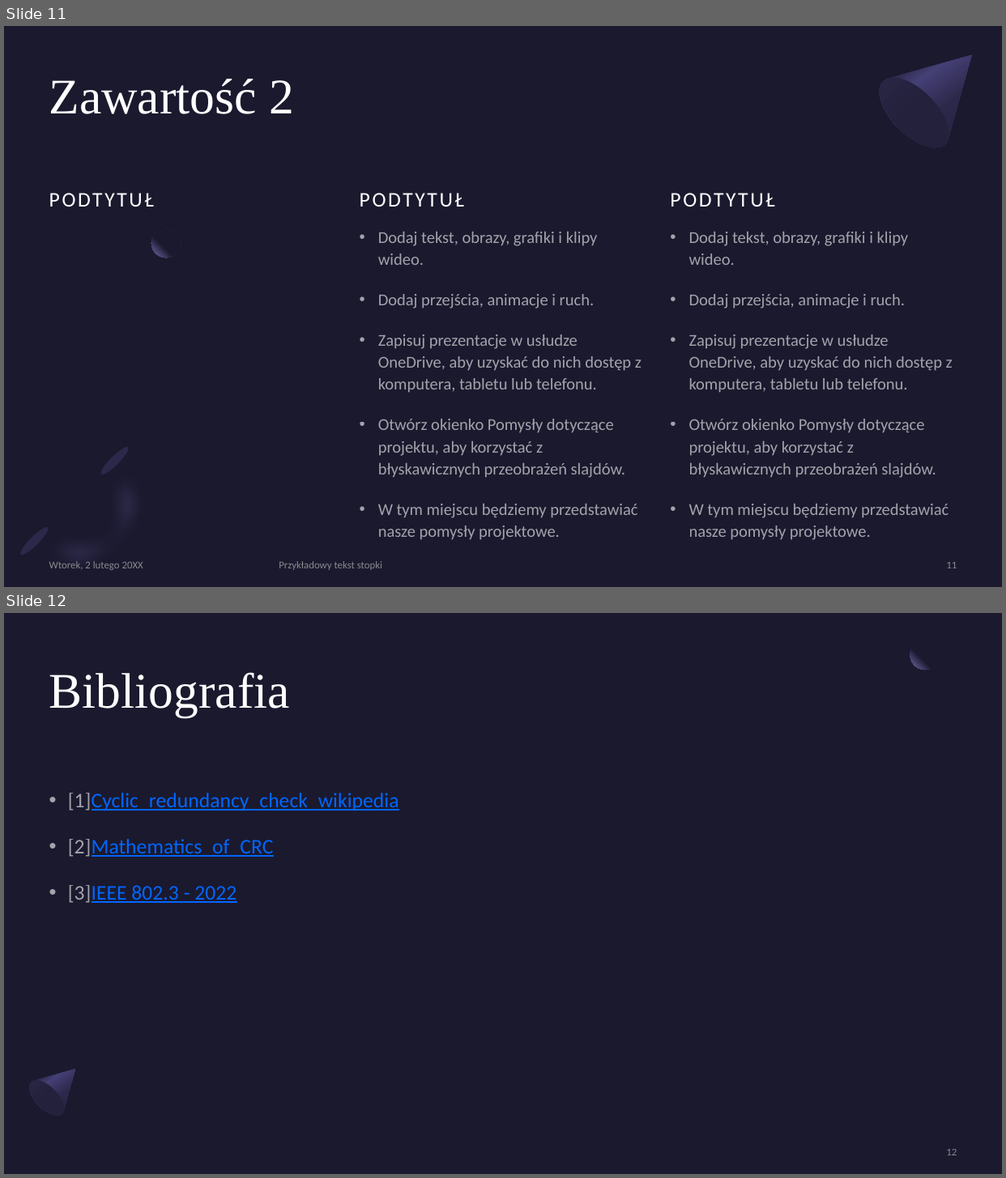
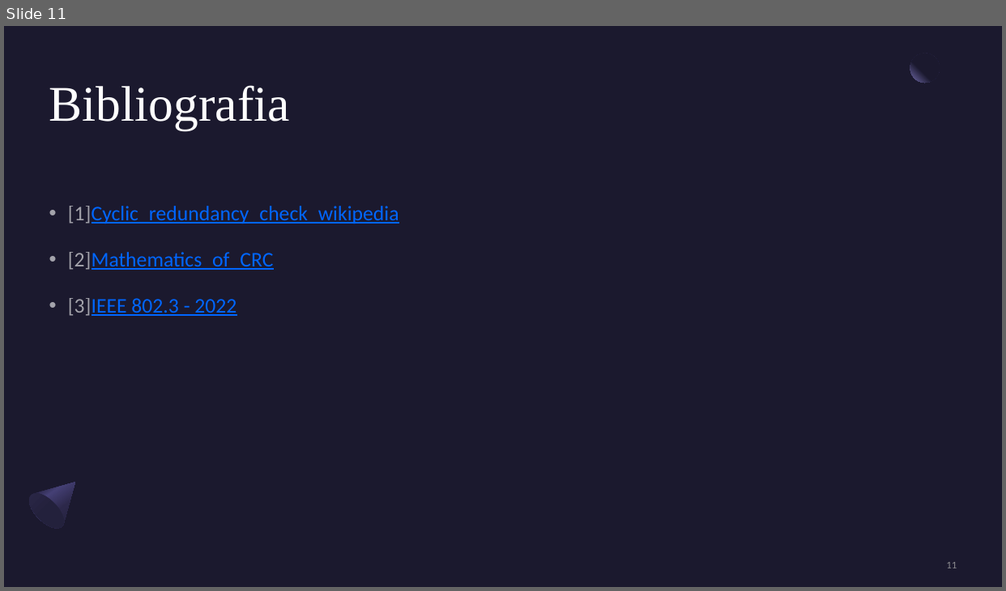
Before and after one commit to Kindly000/kik_project_CRC32, a slide deck: Implementacja kodu wielomianowego CRC-32 – IEEE 802-3.pptx. Shown one above the other, each under a label of ours: slides 11 and 12 before the commit, slide 11 after it. The pictures are 1006x1178 and 1006x591 pixels, drawn with LibreOffice and Linux fonts; fonts in the diff are those of the drawing. Boxes give left, top, right and bottom in pixels: in the first picture for what was removed or moved away, otherwise in the second. Text is boxed around its words. In the diff, an @@ line names an element or a change of style, - is before the commit and + after.

Commit message:
usunieto niepotrzebny slajd

```diff
--- a/Implementacja kodu wielomianowego CRC-32 – IEEE 802-3.pptx
+++ b/Implementacja kodu wielomianowego CRC-32 – IEEE 802-3.pptx
@@ slide 11 removed at box(4, 26, 1002, 587), background #1B192E @@
@@ freeform shape removed at box(867, 26, 1002, 160) @@
@@ ellipse removed at box(867, 66, 961, 160) @@
@@ title removed at box(49, 79, 294, 114) @@
-Zawartość 2
@@ text removed at box(49, 168, 341, 211) @@
-PODTYTUŁ
@@ text removed at box(360, 168, 651, 211) @@
-PODTYTUŁ
@@ text removed at box(671, 168, 962, 211) @@
-PODTYTUŁ
@@ ellipse removed at box(151, 228, 181, 258) @@
@@ text removed at box(378, 232, 641, 518) @@
-• Dodaj tekst, obrazy, grafiki i klipy wideo.
-• Dodaj przejścia, animacje i ruch.
-• Zapisuj prezentacje w usłudze OneDrive, aby uzyskać do nich dostęp z komputera, tabletu lub telefonu.
-• Otwórz okienko Pomysły dotyczące projektu, aby korzystać z błyskawicznych przeobrażeń slajdów.
-• W tym miejscu będziemy przedstawiać nasze pomysły projektowe.
@@ text removed at box(689, 232, 953, 518) @@
-• Dodaj tekst, obrazy, grafiki i klipy wideo.
-• Dodaj przejścia, animacje i ruch.
-• Zapisuj prezentacje w usłudze OneDrive, aby uzyskać do nich dostęp z komputera, tabletu lub telefonu.
-• Otwórz okienko Pomysły dotyczące projektu, aby korzystać z błyskawicznych przeobrażeń slajdów.
-• W tym miejscu będziemy przedstawiać nasze pomysły projektowe.
@@ freeform shape removed at box(12, 438, 184, 587) @@
@@ ellipse removed at box(98, 445, 131, 478) @@
@@ ellipse removed at box(18, 525, 51, 558) @@
@@ text removed at box(49, 561, 143, 570) @@
-Wtorek, 2 lutego 20XX
@@ text removed at box(279, 561, 382, 570) @@
-Przykładowy tekst stopki
@@ page number removed at box(946, 562, 957, 569) @@
-11
@@ what was slide 12 is now slide 11 @@
@@ page number at box(946, 562, 957, 569): text changed @@
-12
+11
```
